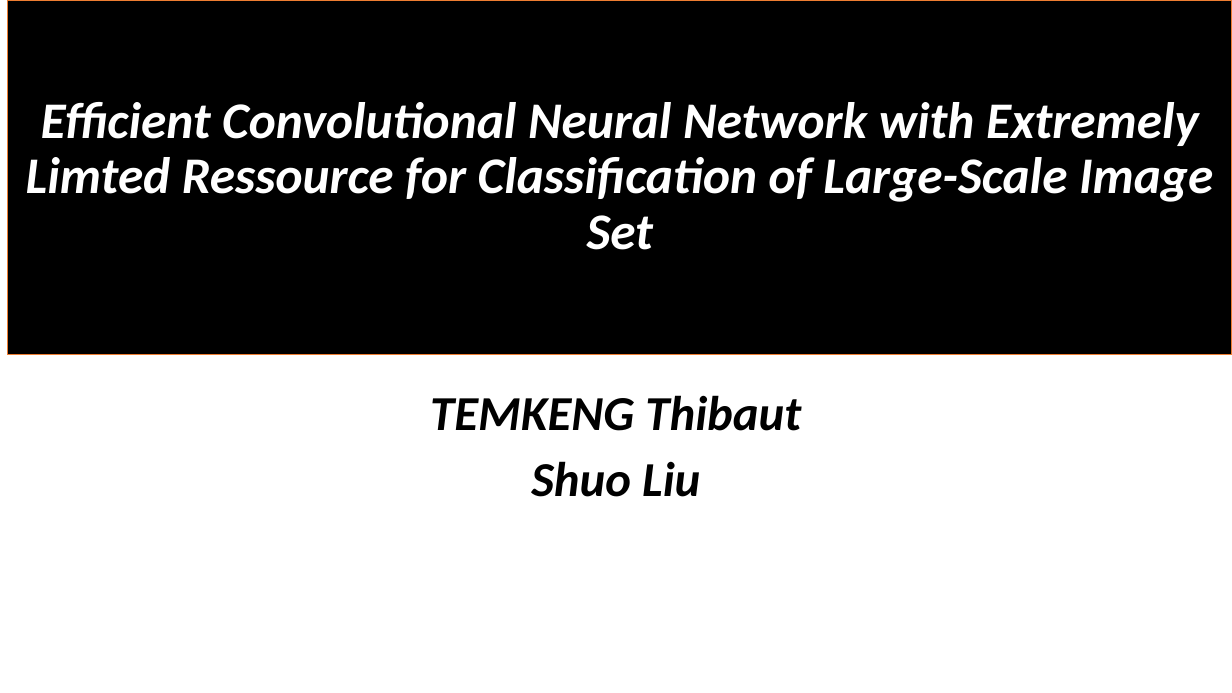
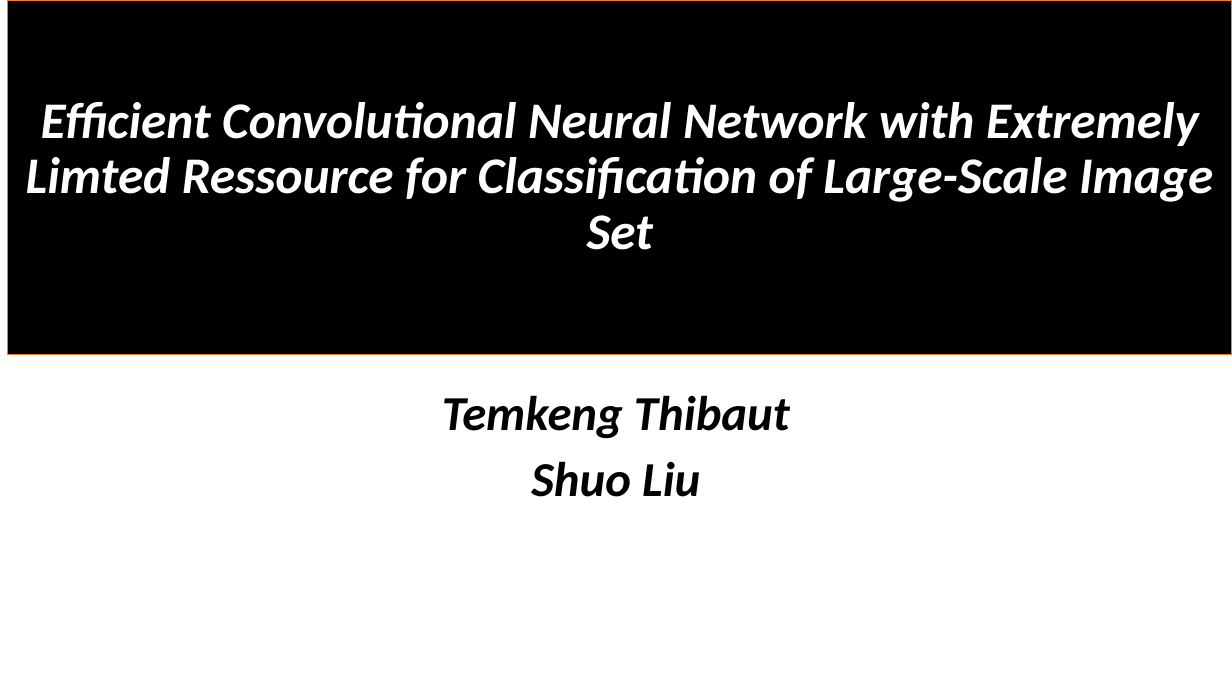
Before and after one commit to TEMKENG/Programme, a slide deck: slide 1 of bachelorarbeit-vorlage/Efficient convolutional neural network with extremely limted ressource.pptx. Drawn at 1232x693 pixels with LibreOffice and Linux fonts; fonts in the diff are those of the drawing. Boxes give left, top, right and bottom in pixels: in the first picture for what was removed or moved away, otherwise in the second. Text is boxed around its words. In the diff, an @@ line names an element or a change of style, - is before the commit and + after.

```diff
--- a/bachelorarbeit-vorlage/Efficient convolutional neural network with extremely limted ressource.pptx
+++ b/bachelorarbeit-vorlage/Efficient convolutional neural network with extremely limted ressource.pptx
@@ subtitle at (442, 395, 790, 439): text changed @@
-TEMKENG Thibaut
+Temkeng Thibaut
```
Also in this commit, not shown: 1 other slide changed, 12 other files.
